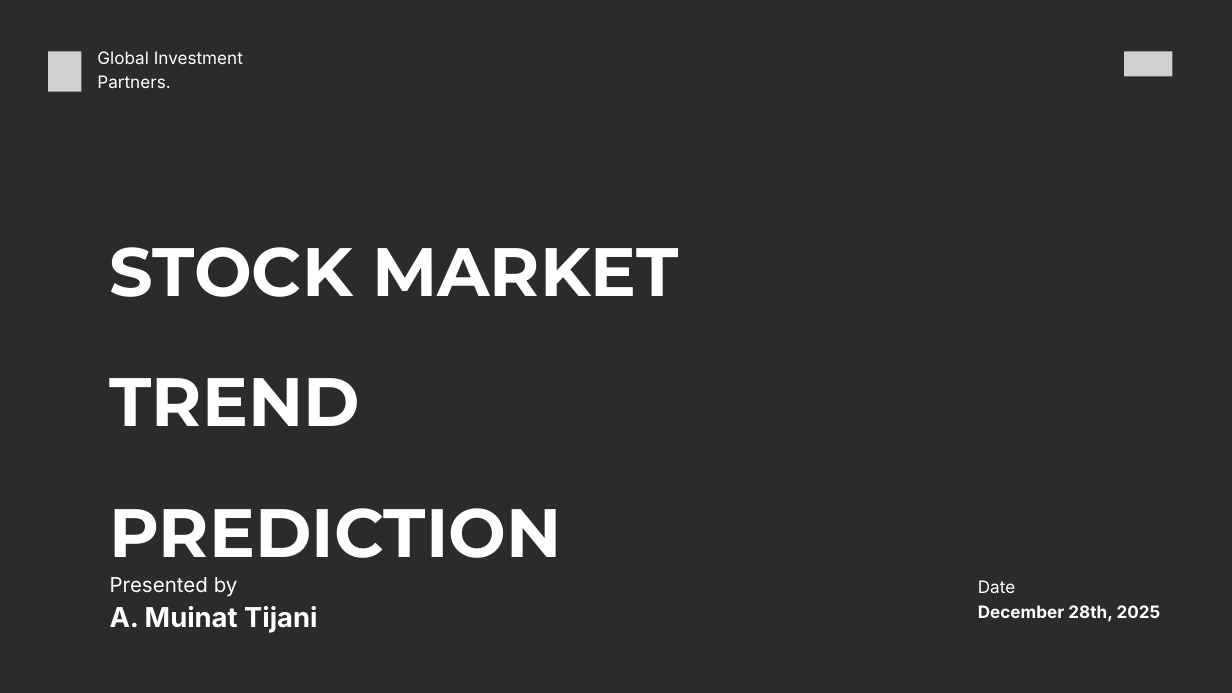
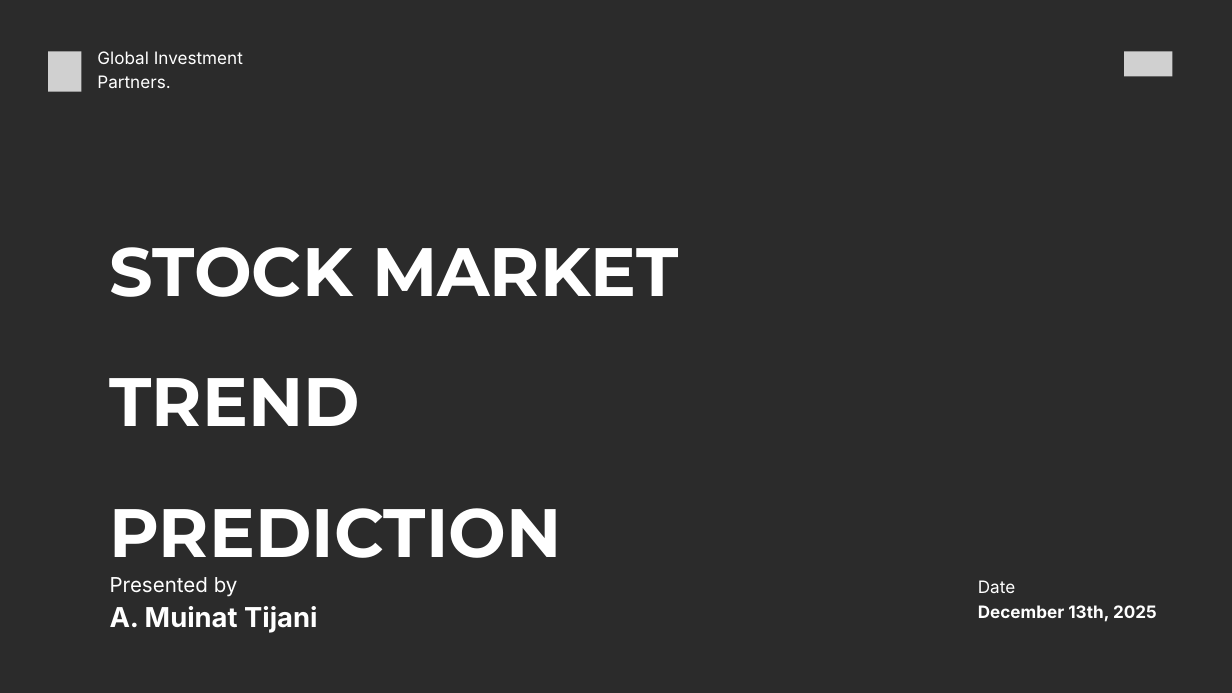
Before and after one commit to Devabebi/Abebi_Muinat_Tijani_week1, a slide deck: slide 1 of docs/stock_market_prediction_ppt.pptx. Drawn at 1232x693 pixels with LibreOffice and Linux fonts; fonts in the diff are those of the drawing; grey boxes stand for pictures; background and template pictures are left out; a plain dark background stands for a picture behind light text. Boxes give left, top, right and bottom in pixels: in the first picture for what was removed or moved away, otherwise in the second. Text is boxed around its words. In the diff, an @@ line names an element or a change of style, - is before the commit and + after.

```diff
--- a/docs/stock_market_prediction_ppt.pptx
+++ b/docs/stock_market_prediction_ppt.pptx
@@ text at (978,605,1157,622): text changed @@
-December 28th, 2025
+December 13th, 2025
```
Also in this commit, not shown: 4 other slides changed, 3 slides added, 3 slides removed, 1 other file.
